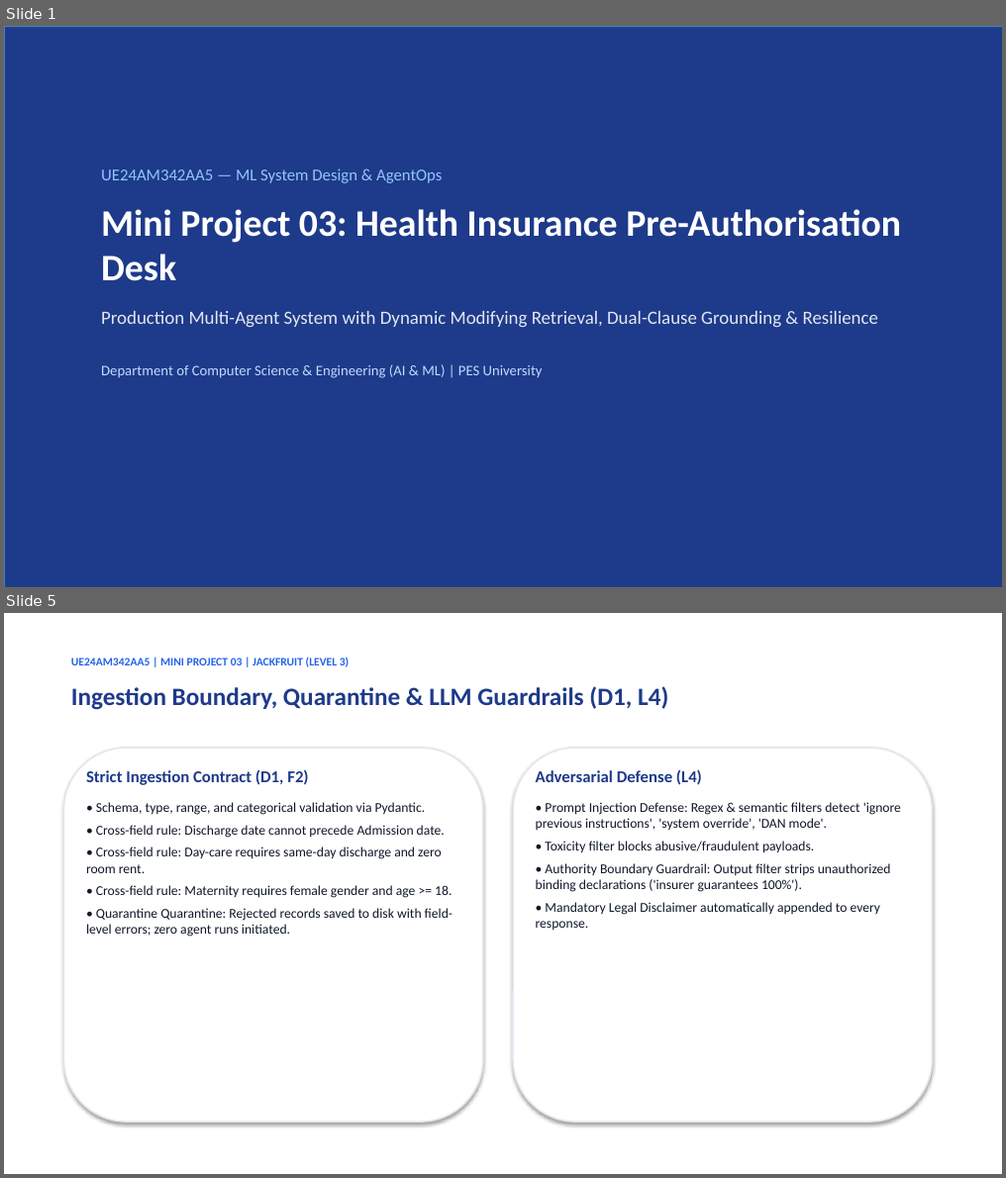
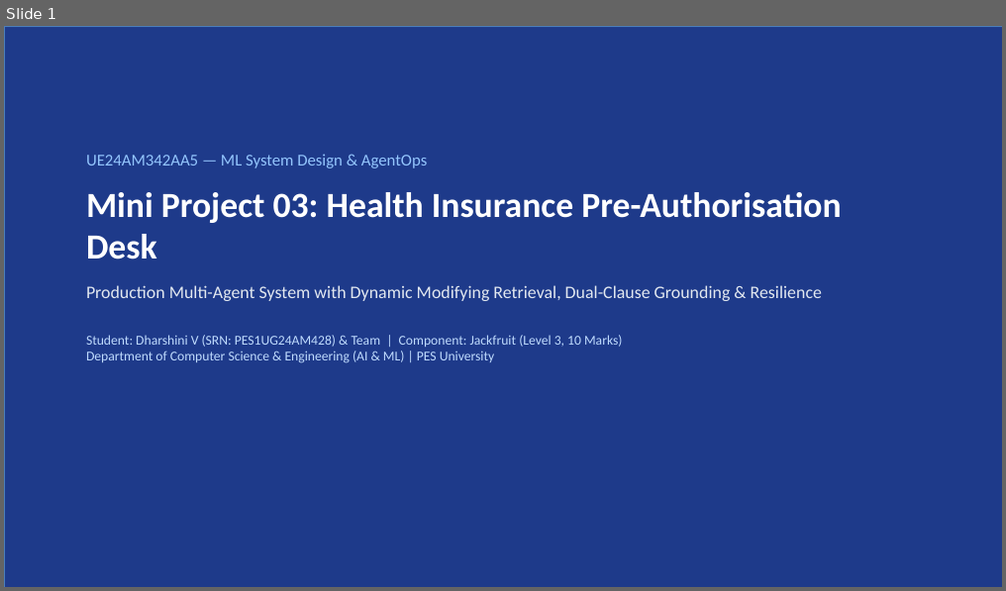
Before and after one commit to DharshiniPES/health-insurance-preauth-desk, a slide deck: PreAuthorisation_Desk_Presentation.pptx. Shown one above the other, each under a label of ours: slides 1 and 5 before the commit, slide 1 after it; the slides between them are not shown. The pictures are 1006x1178 and 1006x591 pixels, drawn with LibreOffice and Linux fonts; fonts in the diff are those of the drawing. Boxes give left, top, right and bottom in pixels: in the first picture for what was removed or moved away, otherwise in the second. Text is boxed around its words. In the diff, an @@ line names an element or a change of style, - is before the commit and + after.

```diff
--- a/PreAuthorisation_Desk_Presentation.pptx
+++ b/PreAuthorisation_Desk_Presentation.pptx
@@ slide 5 removed at box(4, 613, 1002, 1174), background #FFFFFF @@
@@ text removed at box(71, 657, 349, 667) @@
-UE24AM342AA5 | MINI PROJECT 03 | JACKFRUIT (LEVEL 3)
@@ text removed at box(71, 686, 668, 710) @@
-Ingestion Boundary, Quarantine & LLM Guardrails (D1, L4)
@@ rounded rectangle removed at box(63, 748, 483, 1122) @@
@@ rounded rectangle removed at box(513, 748, 933, 1122) @@
@@ text removed at box(86, 770, 452, 937) @@
-Strict Ingestion Contract (D1, F2)
-• Schema, type, range, and categorical validation via Pydantic.
-• Cross-field rule: Discharge date cannot precede Admission date.
-• Cross-field rule: Day-care requires same-day discharge and zero room rent.
-• Cross-field rule: Maternity requires female gender and age >= 18.
-• Quarantine Quarantine: Rejected records saved to disk with field-level errors; zero agent runs initiated.
@@ text removed at box(536, 769, 901, 930) @@
-Adversarial Defense (L4)
-• Prompt Injection Defense: Regex & semantic filters detect 'ignore previous instructions', 'system override', 'DAN mode'.
-• Toxicity filter blocks abusive/fraudulent payloads.
-• Authority Boundary Guardrail: Output filter strips unauthorized binding declarations ('insurer guarantees 100%').
-• Mandatory Legal Disclaimer automatically appended to every response.
@@ slide 1 changed as well @@
@@ text "UE24AM342AA5 — ML System Design ...": place and size @@
-text "UE24AM342AA5 — ML System Design ..." at box(101, 169, 901, 378)
+text "UE24AM342AA5 — ML System Design ..." at box(86, 154, 841, 364)
@@ text at box(86, 154, 841, 301): size 36 to 34 pt in "Mini Project 03: Health Insurance Pre-Authorisation Desk"; size 18 to 17 pt in "Production Multi-Agent System with Dynamic Modifying Retriev ..."; less space between paragraphs @@
@@ text at box(86, 335, 622, 364): text changed; size 14 to 13 pt @@
-Department of Computer Science & Engineering (AI & ML) | PES University
+Student: Dharshini V (SRN: PES1UG24AM428) & Team | Component: Jackfruit (Level 3, 10 Marks)
+Department of Computer Science & Engineering (AI & ML) | PES University
```
Also in this commit, not shown: 4 other slides changed, 7 slides added, 4 other slides removed, 5 other files.
